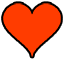
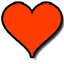
Layer changes from the first 64×64 image to the second:
pixels changed over bbox(33, 10, 64, 61) (layer not identified)
